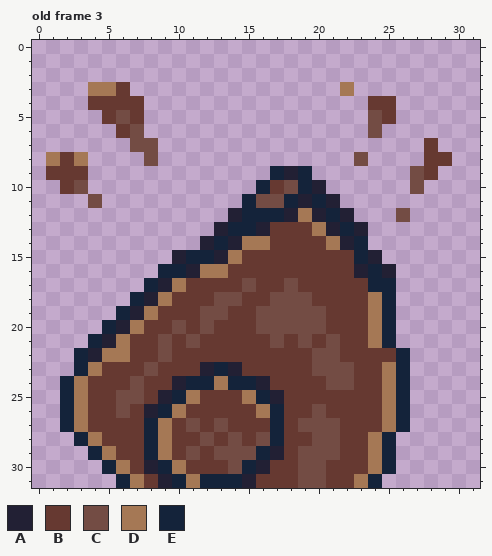
Two states of a pixel-art file, Assets/.editable/PiedraDestructible.aseprite. The first picture shows the starting point.
32x32 pixels, 3 frames. Shown: old frame 3. The commit also changed other frames, which this record leaves out.
Palette (. is transparent): A #222034  B #663931  C #734c44  D #a57855  E #14233a
Pixels before, old frame 3, first column x 1:
 3 ...DDB...............D.......
 4 ...BBBB................BB....
 5 ....BCB................CB....
 6 .....BC................C.....
 7 ......CC...................B.
 8 DBD....C..............C....BB
 9 BBB.............EAE.......CB.
10 .BC............EBCEA......C..
11 ...C..........ECCEAEA........
12 .............AEEEADAEA...C...
13 ............AEEABBBDAEA......
14 ...........AEADDBBBBDAE......
15 .........AEEADBBBBBBBBEA.....
16 ........EEADDBBBBBBBBBAEA....
17 .......EADBBBBCBBCBBBBBEE....
18 ......EADBBBCCBBCCCBBBBDE....
19 .....EADBBBCCBBCCCCCBBBDE....
20 ....EADBBCBCBBBCCCCCBBBDE....
21 ...EADBBCBCBBBBBCBCBCBBDE....
22 ..EADDBBCBBBBBBBBBBCCBBBBE...
23 ..EDBBBCBBBAEABBBBBCCCBBDE...
24 .EDBBBCBBAEEDEEABBBBCCBBDE...
25 .EDBBCCBAEDBBBDEABBBBBBBDE...
26 .EDBBCBAEDBBBBBDEBBCBBBBDE...
27 .EDBBBBEDBCBCBBBEBCCCBBBDE...
28 ..EDBBBEDBBCBCBCEBBCCBBDE....
29 ...EDBBEDBCBCCCEABCCCBBDE....
30 ....EDBAEDBBBCEABBCCBBBDE....
31 .....EDBAEDEEEABBBCCBBDE.....
After:
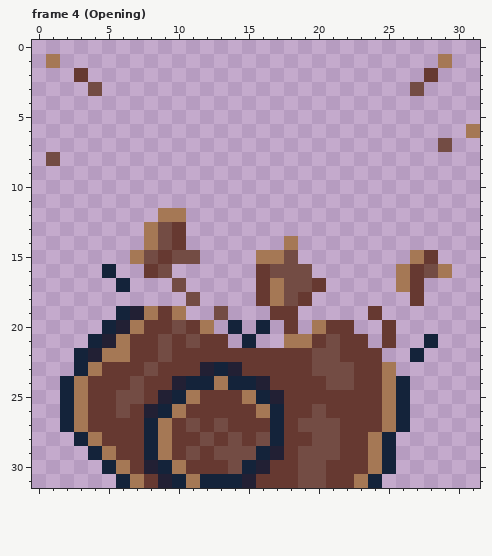
A new or re-ordered frame is compared with the old frame closest to it.
Edits made:
frames 3 -> 6
Changed rows in their new state; - is an unchanged pixel.
Frame 4 (Opening) is new; against old frame 3:
first column x 1:
 1 D---------------------------D--
 2 --B------------------------B---
 3 ---C..---------------.----C----
 4 ---....----------------..------
 5 ----...----------------..------
 6 -----..----------------.------D
 7 ------..-------------------.C--
 8 C..----.--------------.----..--
 9 ...-------------...-------..---
10 -..------------.....------.----
11 ---.----------.......----------
12 --------DD---.........---.-----
13 -------DCB--...........--------
14 -------DCB-......D.....--------
15 ------DCBCC....DDC......--DB---
16 ----E--BC......-CCC......DBCD--
17 -----E-..C.....-D-C-.....DB----
18 ------....C....-D-B......-B----
19 ---------D..-...BB.....B.------
20 -----------D.E.E.B.D--..B------
21 -------------.E..DD----.B--E---
22 ------------------------..E----
23 -------------------------.-----
